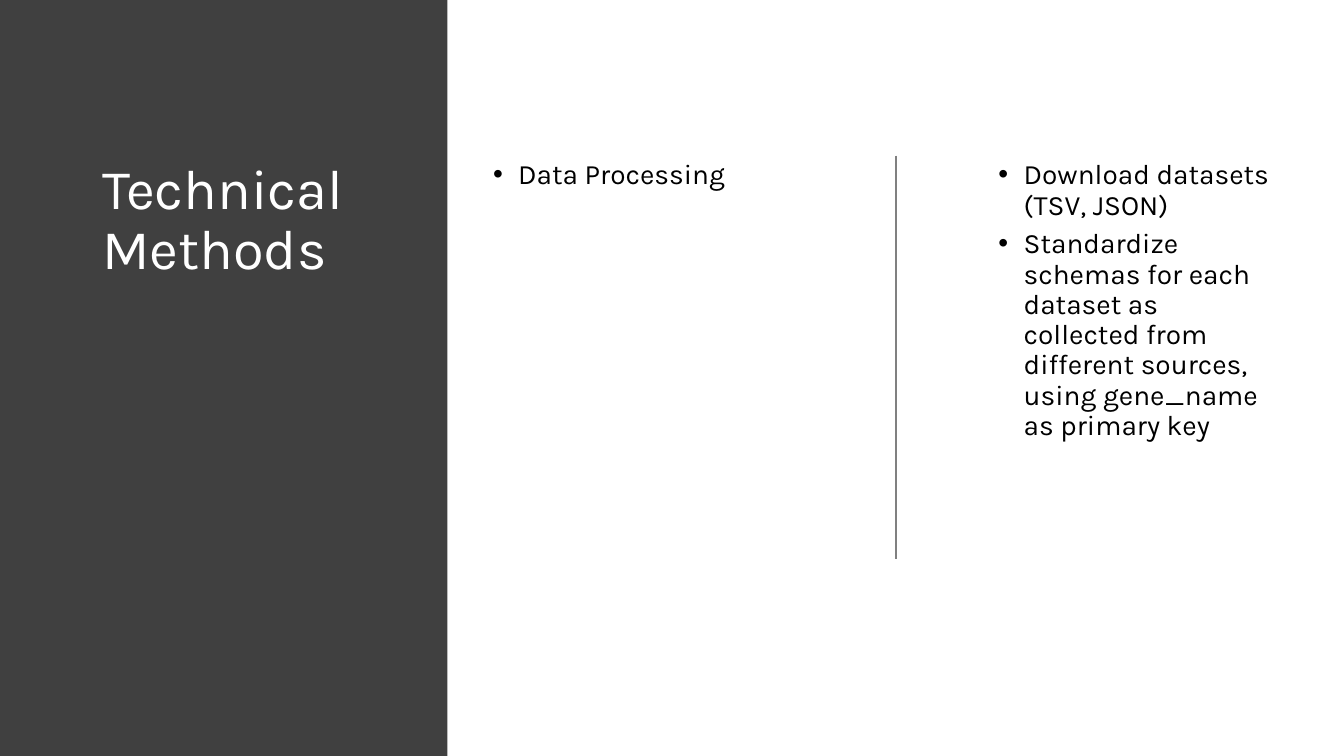
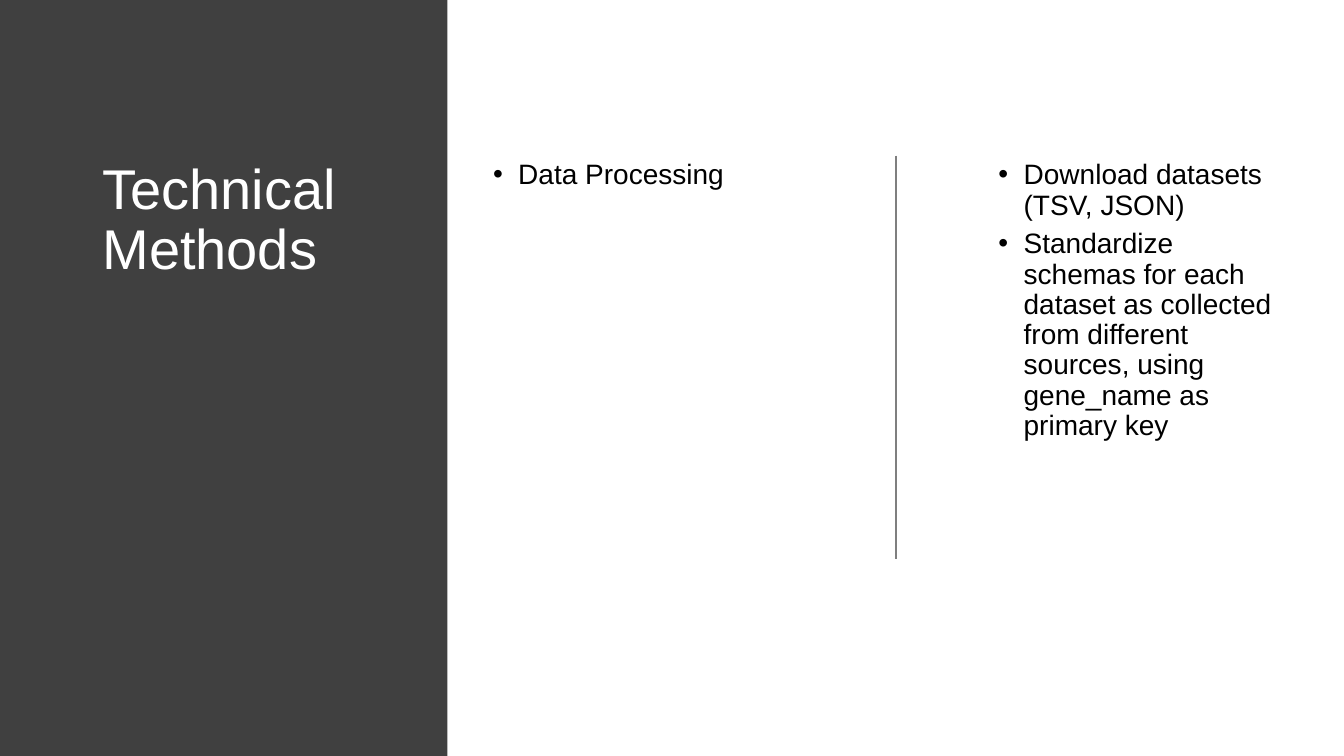
Before and after one commit to collaborativebioinformatics/GeNETwork, a slide deck: slide 4 of Presentation/FinalPresentation_Template.pptx. Drawn at 1344x756 pixels with LibreOffice and Linux fonts; fonts in the diff are those of the drawing. Boxes give left, top, right and bottom in pixels: in the first picture for what was removed or moved away, otherwise in the second. Text is boxed around its words. In the diff, an @@ line names an element or a change of style, - is before the commit and + after.

```diff
--- a/Presentation/FinalPresentation_Template.pptx
+++ b/Presentation/FinalPresentation_Template.pptx
@@ title "Technical Methods" at [102,168,335,270]: font Karla to Arial @@
@@ text "Data Processing" at [518,163,724,190]: font Karla to Arial; less space between paragraphs @@
@@ text "Download datasets (TSV, JSON)" at [1024,163,1272,440]: font Karla to Arial; less space between paragraphs @@
```
Also in this commit, not shown: 5 other slides changed, 4 slides added, 2 slides removed.
